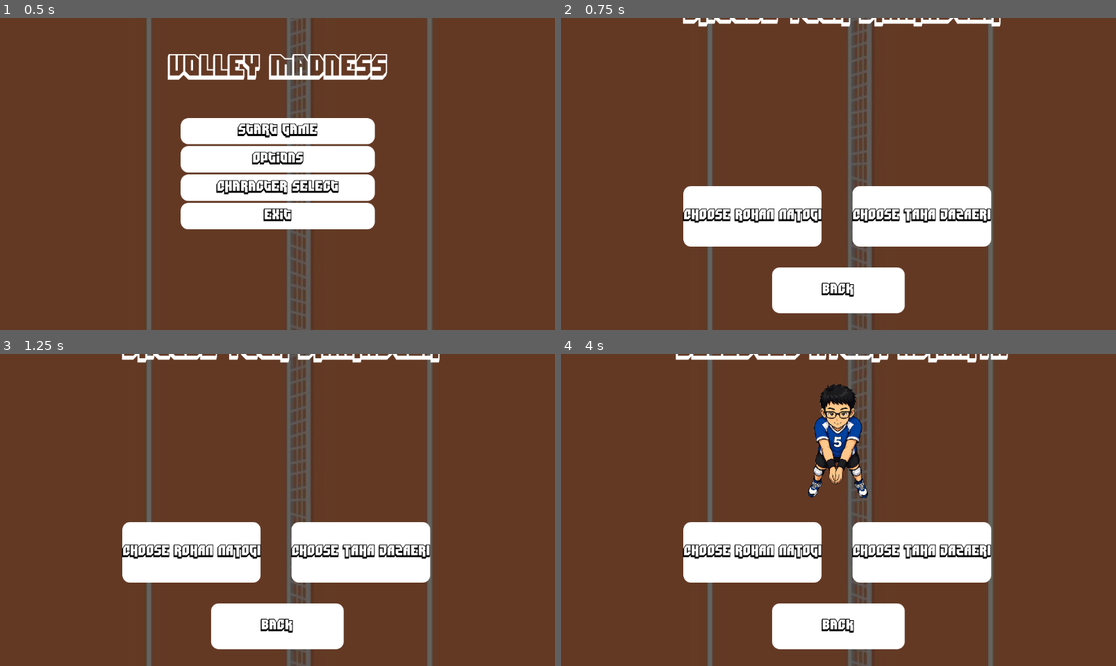
Above: before the commit, frames 1-4 (two rows, left to right).
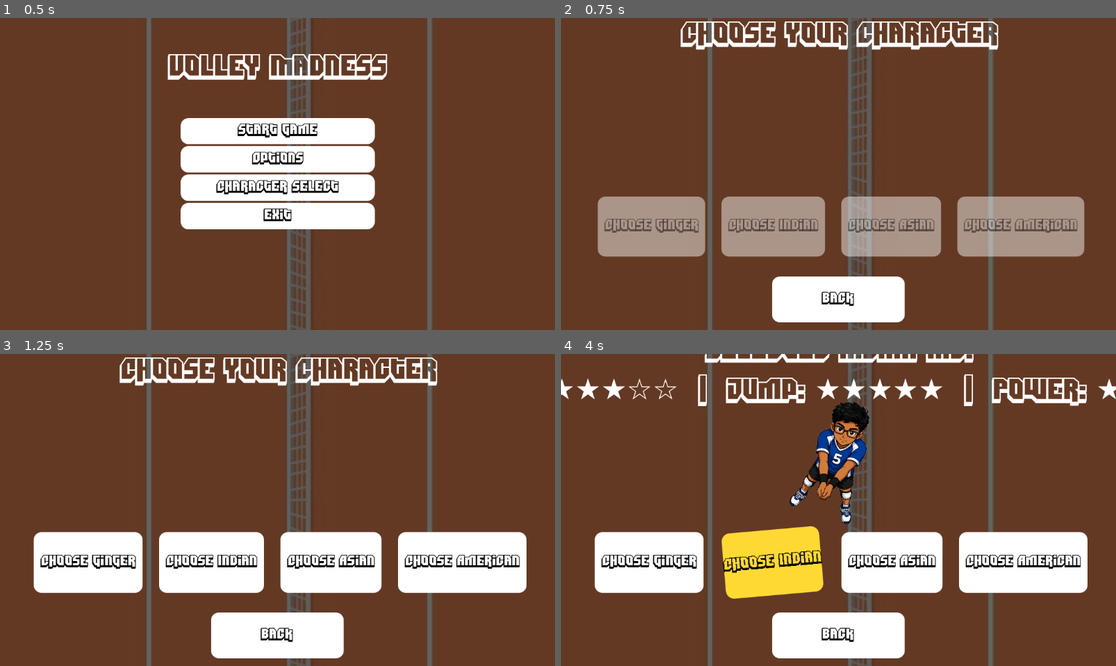
Above: after the commit, the same moments.

Repository: samuellance73/CSAGame
Game: Godot game, scene res://Menu/main_menu.tscn
Same seed, same stepped clock (60 frames per second), same inputs: the game is played once before the commit and once after it. The engine's default icon, where the game draws it, is replaced by a stand-in: a white triangle on a blue panel in a dark square. Sound files missing from this copy of the repository are replaced by a short silence.
Inputs (mouse positions are in pixels of both pictures, inside the frame that each line leads up to):
- Up to frame 1 (0.5 s): no input
- Up to frame 2 (0.75 s): click "Character Select" at 0.5 s
- Up to frame 3 (1.25 s): no input
- Up to frame 4 (4 s): click "CHOOSE ROHAN NATOGI" (after the commit: "Choose Asian") at 1.25 s; click (649, 563) at 2 s, where only the run after the commit has a clickable "Choose Ginger"; click "CHOOSE TAHA JAZAERI" (after the commit: "Choose American") at 2.75 s; click (771, 563) at 3.5 s, where only the run after the commit has a clickable "Choose Indian"

Frame 1 is identical in both runs. In frame 2, 22% of the frame differs, in the area x 6-95%, y 0-98%; in frame 3, 17%; in frame 4, 23%, in the area x 0-100%, y 0-98%.

Commit message:
Joshua changes screen
asdfasd

Diff:
--- a/Zack Github Upload/merged/CharacterSelect/CharacterSelect.tscn
+++ b/Zack Github Upload/merged/CharacterSelect/CharacterSelect.tscn
@@ -11,15 +11,44 @@
 [ext_resource type="AudioStream" uid="uid://xxc8ogsnu2i1" path="res://CharacterSelect/rizz-sound-effect.mp3" id="6_bby4i"]
 [ext_resource type="AudioStream" uid="uid://b5suw7adaw7qp" path="res://CharacterSelect/anime-wow-sound-effect.mp3" id="7_lwlfi"]
 [ext_resource type="AudioStream" uid="uid://bfp68mxkttdkp" path="res://Sounds/start_sound.mp3" id="11_dmuwm"]
+[ext_resource type="AudioStream" uid="uid://cgkqd47bgro0a" path="res://CharacterSelect/Villager_idle1.ogg" id="12_x0drw"]
 
 [sub_resource type="Theme" id="Theme_ppjiv"]
 
+[sub_resource type="StyleBoxFlat" id="StyleBoxFlat_l1hjs"]
+bg_color = Color(1, 1, 1, 1)
+corner_radius_top_left = 16
+corner_radius_top_right = 16
+corner_radius_bottom_right = 16
+corner_radius_bottom_left = 16
+expand_margin_left = 15.0
+expand_margin_right = 15.0
+shadow_offset = Vector2(0, 3.41)
+
+[sub_resource type="StyleBoxFlat" id="StyleBoxFlat_nxfqk"]
+bg_color = Color(1, 1, 1, 1)
+corner_radius_top_left = 16
+corner_radius_top_right = 16
+corner_radius_bottom_right = 16
+corner_radius_bottom_left = 16
+shadow_offset = Vector2(0, 3.41)
+
+[sub_resource type="StyleBoxFlat" id="StyleBoxFlat_hsver"]
+bg_color = Color(1, 1, 1, 1)
+corner_radius_top_left = 16
+corner_radius_top_right = 16
+corner_radius_bottom_right = 16
+corner_radius_bottom_left = 16
+shadow_offset = Vector2(0, 3.41)
+
 [sub_resource type="StyleBoxFlat" id="StyleBoxFlat_pwbmj"]
 bg_color = Color(1, 1, 1, 1)
 corner_radius_top_left = 16
 corner_radius_top_right = 16
 corner_radius_bottom_right = 16
 corner_radius_bottom_left = 16
+expand_margin_left = 15.0
+expand_margin_right = 15.0
 shadow_offset = Vector2(0, 3.41)
 
 [sub_resource type="StyleBoxFlat" id="StyleBoxFlat_dmuwm"]
@@ -31,30 +60,6 @@
 shadow_offset = Vector2(0, 3.41)
 
 [sub_resource type="StyleBoxFlat" id="StyleBoxFlat_x0drw"]
-bg_color = Color(1, 1, 1, 1)
-corner_radius_top_left = 16
-corner_radius_top_right = 16
-corner_radius_bottom_right = 16
-corner_radius_bottom_left = 16
-shadow_offset = Vector2(0, 3.41)
-
-[sub_resource type="StyleBoxFlat" id="StyleBoxFlat_l1hjs"]
-bg_color = Color(1, 1, 1, 1)
-corner_radius_top_left = 16
-corner_radius_top_right = 16
-corner_radius_bottom_right = 16
-corner_radius_bottom_left = 16
-shadow_offset = Vector2(0, 3.41)
-
-[sub_resource type="StyleBoxFlat" id="StyleBoxFlat_nxfqk"]
-bg_color = Color(1, 1, 1, 1)
-corner_radius_top_left = 16
-corner_radius_top_right = 16
-corner_radius_bottom_right = 16
-corner_radius_bottom_left = 16
-shadow_offset = Vector2(0, 3.41)
-
-[sub_resource type="StyleBoxFlat" id="StyleBoxFlat_hsver"]
 bg_color = Color(1, 1, 1, 1)
 corner_radius_top_left = 16
 corner_radius_top_right = 16
@@ -123,10 +128,10 @@
 anchor_top = 0.5
 anchor_right = 0.5
 anchor_bottom = 0.5
-offset_left = -321.0
-offset_top = -371.0
-offset_right = 335.0
-offset_bottom = -295.0
+offset_left = -326.0
+offset_top = -323.0
+offset_right = 330.0
+offset_bottom = -247.0
 grow_horizontal = 2
 grow_vertical = 2
 theme_override_fonts/font = ExtResource("3_pwbmj")
@@ -143,24 +148,25 @@
 anchor_right = 0.5
 anchor_bottom = 0.5
 offset_left = -136.0
-offset_top = -279.0
-offset_right = 138.0
-offset_bottom = 1.0
+offset_top = -275.0
+offset_right = 132.0
+offset_bottom = 76.0
 grow_horizontal = 2
 grow_vertical = 2
 expand_mode = 1
+stretch_mode = 5
 
 [node name="HBoxContainer" type="HBoxContainer" parent="." unique_id=1350684908]
 layout_mode = 1
-anchors_preset = -1
-anchor_left = 0.49800003
-anchor_top = 0.53800005
-anchor_right = 0.49800003
-anchor_bottom = 0.53800005
-offset_left = -467.69604
-offset_top = 0.12597656
-offset_right = 468.30396
-offset_bottom = 126.62598
+anchors_preset = 8
+anchor_left = 0.5
+anchor_top = 0.5
+anchor_right = 0.5
+anchor_bottom = 0.5
+offset_left = -491.0
+offset_top = 46.0
+offset_right = 502.0
+offset_bottom = 172.5
 grow_horizontal = 2
 grow_vertical = 2
 size_flags_horizontal = 4
@@ -168,6 +174,34 @@
 theme_override_constants/separation = 64
 alignment = 1
 
+[node name="character4" type="Button" parent="HBoxContainer" unique_id=573887213]
+layout_mode = 2
+size_flags_horizontal = 4
+theme_override_colors/font_color = Color(0, 0, 0, 1)
+theme_override_colors/font_pressed_color = Color(0, 0, 0, 1)
+theme_override_colors/font_hover_color = Color(0, 0, 0, 1)
+theme_override_fonts/font = ExtResource("3_pwbmj")
+theme_override_font_sizes/font_size = 30
+theme_override_styles/normal = SubResource("StyleBoxFlat_l1hjs")
+theme_override_styles/pressed = SubResource("StyleBoxFlat_nxfqk")
+theme_override_styles/hover = SubResource("StyleBoxFlat_hsver")
+text = "Choose Ginger"
+metadata/_edit_use_anchors_ = true
+
+[node name="character3" type="Button" parent="HBoxContainer" unique_id=1373486629]
+layout_mode = 2
+size_flags_horizontal = 4
+theme_override_colors/font_color = Color(0, 0, 0, 1)
+theme_override_colors/font_pressed_color = Color(0, 0, 0, 1)
+theme_override_colors/font_hover_color = Color(0, 0, 0, 1)
+theme_override_fonts/font = ExtResource("3_pwbmj")
+theme_override_font_sizes/font_size = 30
+theme_override_styles/normal = SubResource("StyleBoxFlat_l1hjs")
+theme_override_styles/pressed = SubResource("StyleBoxFlat_nxfqk")
+theme_override_styles/hover = SubResource("StyleBoxFlat_hsver")
+text = "Choose Indian"
+metadata/_edit_use_anchors_ = true
+
 [node name="character2" type="Button" parent="HBoxContainer" unique_id=503877990]
 layout_mode = 2
 theme_override_colors/font_color = Color(0, 0, 0, 1)
@@ -178,7 +212,7 @@
 theme_override_styles/normal = SubResource("StyleBoxFlat_pwbmj")
 theme_override_styles/pressed = SubResource("StyleBoxFlat_dmuwm")
 theme_override_styles/hover = SubResource("StyleBoxFlat_x0drw")
-text = "CHOOSE ROHAN NATOGI"
+text = "Choose Asian"
 metadata/_edit_use_anchors_ = true
 
 [node name="character1" type="Button" parent="HBoxContainer" unique_id=1647116866]
@@ -192,7 +226,7 @@
 theme_override_styles/normal = SubResource("StyleBoxFlat_l1hjs")
 theme_override_styles/pressed = SubResource("StyleBoxFlat_nxfqk")
 theme_override_styles/hover = SubResource("StyleBoxFlat_hsver")
-text = "CHOOSE TAHA JAZAERI"
+text = "Choose American"
 metadata/_edit_use_anchors_ = true
 
 [node name="BackButton" type="Button" parent="." unique_id=270696147]
@@ -202,10 +236,10 @@
 anchor_top = 0.5
 anchor_right = 0.5
 anchor_bottom = 0.5
-offset_left = -137.75
-offset_top = 193.5
-offset_right = 137.75
-offset_bottom = 288.5
+offset_left = -138.0
+offset_top = 213.0
+offset_right = 137.5
+offset_bottom = 308.0
 grow_horizontal = 2
 grow_vertical = 2
 theme_override_colors/font_color = Color(0, 0, 0, 1)
@@ -261,6 +295,13 @@
 stream = ExtResource("11_dmuwm")
 bus = &"SFX"
 
+[node name="hR" type="AudioStreamPlayer" parent="." unique_id=1018338875]
+unique_name_in_owner = true
+stream = ExtResource("12_x0drw")
+volume_db = 15.0
+
+[connection signal="button_down" from="HBoxContainer/character4" to="." method="_on_character_4_button_down"]
+[connection signal="button_down" from="HBoxContainer/character3" to="." method="_on_character_3_button_down"]
 [connection signal="button_down" from="HBoxContainer/character2" to="." method="_on_character_2_button_down"]
 [connection signal="button_down" from="HBoxContainer/character1" to="." method="_on_character_1_button_down"]
 [connection signal="pressed" from="BackButton" to="." method="_on_back_button_pressed"]
--- a/Zack Github Upload/merged/CharacterSelect/character_select.gd
+++ b/Zack Github Upload/merged/CharacterSelect/character_select.gd
@@ -1,57 +1,160 @@
 extends Control
 
-const Asian = preload("res://CharacterSelect/AsianVolleyBallPlayer.png")
-const American = preload("res://CharacterSelect/AmericanVolleyBallPlayer.png")
+const CHARACTERS = {
+	"character1": {
+		"id": "American",
+		"display_name": "American Ahh",
+		"texture": preload("res://CharacterSelect/AmericanVolleyBallPlayer.png"),
+		"stats": "Speed: ★★★★☆  |  Jump: ★★★☆☆  |  Power: ★★★★★"
+	},
+	"character2": {
+		"id": "Asian",
+		"display_name": "Asian Kid",
+		"texture": preload("res://CharacterSelect/AsianVolleyBallPlayer.png"),
+		"stats": "Speed: ★★★★★  |  Jump: ★★★★☆  |  Power: ★★☆☆☆"
+	},
+	"character3": {
+		"id": "Indian",
+		"display_name": "Selected Indian Kid!",
+		"texture": preload("res://CharacterSelect/IndianPlayer.png"),
+		"stats": "Speed: ★★★☆☆  |  Jump: ★★★★★  |  Power: ★★★☆☆"
+	},
+	"character4": {
+		"id": "Ginger",
+		"display_name": "Ginger Ahh",
+		"texture": preload("res://CharacterSelect/GingerPlayer.png"),
+		"stats": "Speed: ★★★★☆  |  Jump: ★★★☆☆  |  Power: ★★★★☆"
+	}
+}
 
-# FIXED: Changed type to AudioStreamPlayer2D to match your scene nodes
 var current_music: AudioStreamPlayer2D
+var selected_character: String = ""
 
-# Keeps track of the selected character's name
-var selected_character: String = ""
+var preview_start_pos: Vector2
+var preview_default_scale: Vector2
+var bob_tween: Tween
+var active_button_name: String = ""
 
 func _ready() -> void:
 	%CharacterPreview.texture = null
+	preview_start_pos = %CharacterPreview.position
+	preview_default_scale = %CharacterPreview.scale
+	%CharacterPreview.pivot_offset = %CharacterPreview.size / 2
 
-	# Connect the "finished" signals and bind each player node to the callback
-	#%Music.finished.connect(_on_music_finished.bind(%Music))
-	#%Music2.finished.connect(_on_music_finished.bind(%Music2))
-	#
-	## Randomly pick either %Music or %Music2 to start playing
-	#current_music = [%Music, %Music2].pick_random()
-	#current_music.play()
+	%Selected.pivot_offset = %Selected.size / 2
 
-func _process(delta: float) -> void:
-	pass
+	for button in $HBoxContainer.get_children():
+		if button is Button and button.name in CHARACTERS:
+			button.pivot_offset = button.size / 2
 
-# FIXED: Changed the parameter type here to AudioStreamPlayer2D as well
-#func _on_music_finished(finished_player: AudioStreamPlayer2D) -> void:
-	## If %Music finished, switch to %Music2. If %Music2 finished, switch to %Music.
-	#if finished_player == %Music:
-		#current_music = %Music2
-	#else:
-		#current_music = %Music
-		#
-	#current_music.play()
+			button.mouse_entered.connect(_on_button_hover.bind(button))
+			button.mouse_exited.connect(_on_button_unhover.bind(button))
+			button.pressed.connect(_on_character_selected.bind(button.name))
 
-# This function picks a random sound from our 5 options
+	_play_scene_entry_animation()
+
+func _play_scene_entry_animation() -> void:
+	$HBoxContainer.scale = Vector2(0.85, 0.85)
+	$HBoxContainer.modulate.a = 0.0
+	$HBoxContainer.pivot_offset = $HBoxContainer.size / 2
+
+	var entry_tween = create_tween().set_parallel(true)
+	entry_tween.tween_property($HBoxContainer, "scale", Vector2.ONE, 0.6).set_trans(Tween.TRANS_BACK).set_ease(Tween.EASE_OUT)
+	entry_tween.tween_property($HBoxContainer, "modulate:a", 1.0, 0.4)
+
+func _on_button_hover(button: Control) -> void:
+	button.pivot_offset = button.size / 2
+
+	var tween = create_tween().set_parallel(true)
+	tween.tween_property(button, "scale", Vector2(1.08, 1.08), 0.15).set_trans(Tween.TRANS_SINE).set_ease(Tween.EASE_OUT)
+	tween.tween_property(button, "rotation", deg_to_rad(-5.0), 0.15).set_trans(Tween.TRANS_SINE).set_ease(Tween.EASE_OUT)
+
+	if button.name != active_button_name:
+		tween.tween_property(button, "modulate", Color(0.9, 0.9, 0.95), 0.15)
+
+	if has_node("ButtonSound"):
+		var tick_player = AudioStreamPlayer.new()
+		add_child(tick_player)
+		tick_player.stream = $ButtonSound.stream
+		tick_player.volume_db = -15
+		tick_player.pitch_scale = 1.5
+		tick_player.play()
+		tick_player.finished.connect(tick_player.queue_free)
+
+func _on_button_unhover(button: Control) -> void:
+	var tween = create_tween().set_parallel(true)
+	tween.tween_property(button, "scale", Vector2.ONE, 0.15).set_trans(Tween.TRANS_SINE).set_ease(Tween.EASE_OUT)
+	tween.tween_property(button, "rotation", 0.0, 0.15).set_trans(Tween.TRANS_SINE).set_ease(Tween.EASE_OUT)
+
+	if button.name != active_button_name:
+		tween.tween_property(button, "modulate", Color.WHITE, 0.15)
+
+func _on_character_selected(button_name: String) -> void:
+	var data = CHARACTERS[button_name]
+
+	%Selected.text = data["display_name"] + "\n" + data["stats"]
+	%CharacterPreview.texture = data["texture"]
+	selected_character = data["id"]
+	active_button_name = button_name
+
+	play_random_sound()
+	play_selection_animation()
+	_highlight_active_button(button_name)
+	_play_text_pop_animation()
+
+func _play_text_pop_animation() -> void:
+	%Selected.pivot_offset = %Selected.size / 2
+	%Selected.scale = Vector2(0.85, 0.85)
+
+	var tween = create_tween()
+	tween.tween_property(%Selected, "scale", Vector2.ONE, 0.3).set_trans(Tween.TRANS_BACK).set_ease(Tween.EASE_OUT)
+
+func _highlight_active_button(active_name: String) -> void:
+	for button in $HBoxContainer.get_children():
+		if button.name in CHARACTERS:
+			var tween = create_tween().set_parallel(true)
+			if button.name == active_name:
+				tween.tween_property(button, "modulate", Color(1.0, 0.85, 0.2), 0.15)
+			else:
+				tween.tween_property(button, "modulate", Color.WHITE, 0.15)
+				tween.tween_property(button, "scale", Vector2.ONE, 0.15)
+				tween.tween_property(button, "rotation", 0.0, 0.15)
+
 func play_random_sound() -> void:
-	var sound_list = [%Vine, %Fah, %Pipe, %Riz, %Wow]
+	var sound_list = [%Vine, %Fah, %Pipe, %Riz, %Wow, %hR]
 	var random_choice = sound_list.pick_random()
+
+	random_choice.pitch_scale = randf_range(0.7, 1.5)
 	random_choice.play()
 
-func _on_character_1_button_down() -> void:
-	%Selected.text = "Selected Taha Jazaeri!"
-	%CharacterPreview.texture = American
-	selected_character = "Taha Jazaeri"
-	play_random_sound()
+func play_selection_animation() -> void:
+	if bob_tween:
+		bob_tween.kill()
 
-func _on_character_2_button_down() -> void:
-	%Selected.text = "Selected Ayush Acharya"
-	%CharacterPreview.texture = Asian
-	selected_character = "Ayush Acharya"
-	play_random_sound()
+	%CharacterPreview.scale = preview_default_scale * 0.5
+	%CharacterPreview.position.y = preview_start_pos.y + 20.0
+	%CharacterPreview.rotation = 0.0
 
+	var tween = create_tween().set_parallel(true)
+
+	tween.tween_property(%CharacterPreview, "scale", preview_default_scale, 0.55).set_trans(Tween.TRANS_BACK).set_ease(Tween.EASE_OUT)
+	tween.tween_property(%CharacterPreview, "position:y", preview_start_pos.y, 0.55).set_trans(Tween.TRANS_BACK).set_ease(Tween.EASE_OUT)
+	tween.tween_property(%CharacterPreview, "rotation", TAU, 0.55).set_trans(Tween.TRANS_BACK).set_ease(Tween.EASE_OUT)
+
+	tween.chain().tween_callback(start_idle_bobbing)
+
+func start_idle_bobbing() -> void:
+	if bob_tween:
+		bob_tween.kill()
+
+	%CharacterPreview.rotation = 0.0
+
+	bob_tween = create_tween().set_loops()
+	bob_tween.tween_property(%CharacterPreview, "position:y", preview_start_pos.y - 10.0, 1.2).set_trans(Tween.TRANS_SINE).set_ease(Tween.EASE_IN_OUT)
+	bob_tween.tween_property(%CharacterPreview, "position:y", preview_start_pos.y, 1.2).set_trans(Tween.TRANS_SINE).set_ease(Tween.EASE_IN_OUT)
 
 func _on_back_button_pressed() -> void:
+	if bob_tween:
+		bob_tween.kill()
 	GlobalAudio.play_sfx($ButtonSound.stream)
 	get_tree().change_scene_to_file("res://Menu/main_menu.tscn")
--- a/Zack Github Upload/merged/GameObjects/volleyball_court.tscn
+++ b/Zack Github Upload/merged/GameObjects/volleyball_court.tscn
@@ -40,7 +40,7 @@
 texture = ExtResource("1_o3kky")
 
 [node name="NetBoundary" type="CollisionShape2D" parent="." unique_id=687073138]
-position = Vector2(17, 20.5)
+position = Vector2(27, 20.5)
 shape = SubResource("RectangleShape2D_nv36p")
 
 [node name="BottomBoundary" type="CollisionShape2D" parent="." unique_id=573080023]
Not shown, removed: Zack Github Upload/merged/.editorconfig538154020.tmp
Not shown, removed: Zack Github Upload/merged/.gitattributes540231355.tmp
